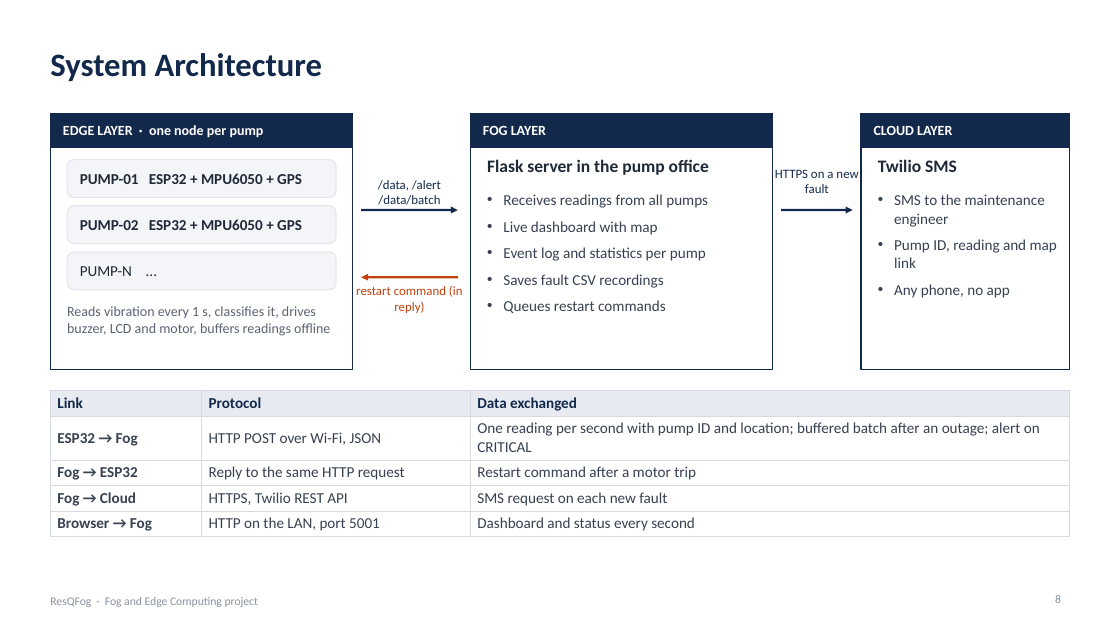
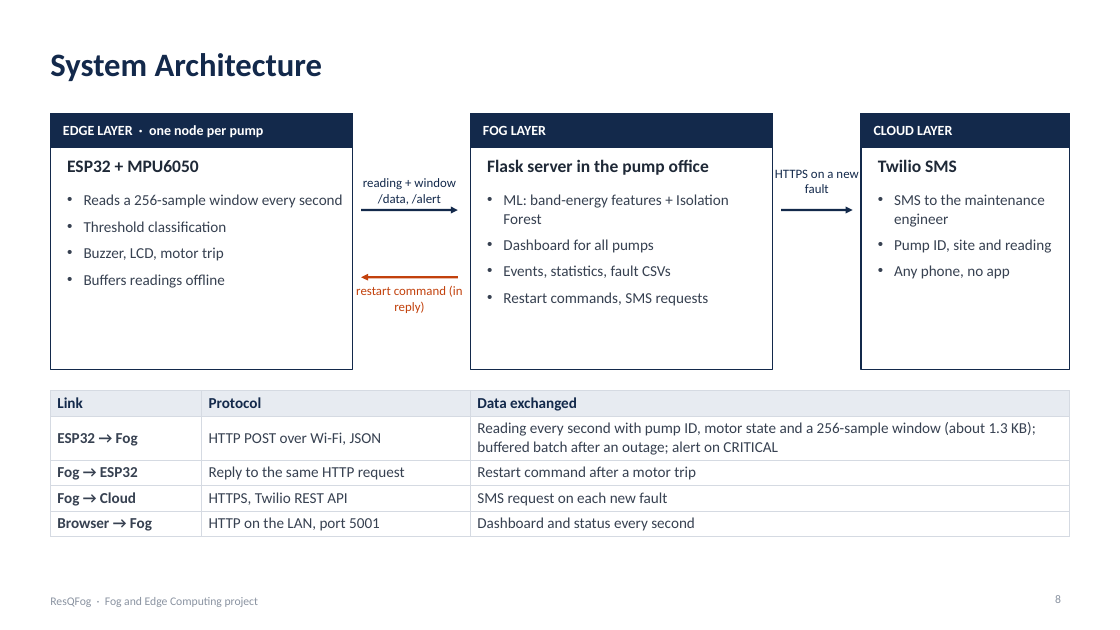
Before and after one commit to Arush-O7/ResQFog, a slide deck: slide 8 of docs/ResQFog_Final_Presentation.pptx. Drawn at 1120x630 pixels with LibreOffice and Linux fonts; fonts in the diff are those of the drawing. Boxes give left, top, right and bottom in pixels: in the first picture for what was removed or moved away, otherwise in the second. Text is boxed around its words. In the diff, an @@ line names an element or a change of style, - is before the commit and + after.

```diff
--- a/docs/ResQFog_Final_Presentation.pptx
+++ b/docs/ResQFog_Final_Presentation.pptx
@@ text at (x1=67, y1=160, x2=198, y2=172): text changed; size 13 to 15 pt @@
-PUMP-01 ESP32 + MPU6050 + GPS
+ESP32 + MPU6050
@@ text "ESP32 + MPU6050" at (x1=67, y1=160, x2=198, y2=172): vertical alignment middle to top @@
@@ rounded rectangle removed at (x1=67, y1=160, x2=336, y2=197) @@
@@ text at (x1=363, y1=178, x2=456, y2=189): paragraph added @@
+reading + window
@@ rounded rectangle removed at (x1=67, y1=206, x2=336, y2=244) @@
@@ text at (x1=84, y1=194, x2=343, y2=288): text changed; size 12 to 13 pt; text colour #5B6472 to #374151 @@
-Reads vibration every 1 s, classifies it, drives buzzer, LCD and motor, buffers readings offline
+• Reads a 256-sample window every second
+• Threshold classification
+• Buzzer, LCD, motor trip
+• Buffers readings offline
@@ text at (x1=378, y1=195, x2=440, y2=205): paragraph removed @@
-/data/batch
@@ text at (x1=503, y1=194, x2=729, y2=306): text changed @@
-• Receives readings from all pumps
-• Live dashboard with map
-• Event log and statistics per pump
-• Saves fault CSV recordings
-• Queues restart commands
+• ML: band-energy features + Isolation Forest
+• Dashboard for all pumps
+• Events, statistics, fault CSVs
+• Restart commands, SMS requests
@@ text removed at (x1=80, y1=219, x2=302, y2=230) @@
-PUMP-02 ESP32 + MPU6050 + GPS
@@ text at (x1=894, y1=239, x2=1051, y2=253): text changed @@
-• Pump ID, reading and map link
+• Pump ID, site and reading
@@ rounded rectangle removed at (x1=67, y1=252, x2=336, y2=290) @@
@@ text removed at (x1=80, y1=266, x2=132, y2=276) @@
-PUMP-N ...
@@ table at (x1=50, y1=391, x2=1070, y2=535) @@
-row 2, column 3: One reading per second with pump ID and location; buffered batch after an outage; alert on CRITICAL
+row 2, column 3: Reading every second with pump ID, motor state and a 256-sample window (about 1.3 KB); buffered batch after an outage; alert on CRITICAL
```
Also in this commit, not shown: 14 other slides changed, 6 slides added, 9 slides removed, 7 other files.
